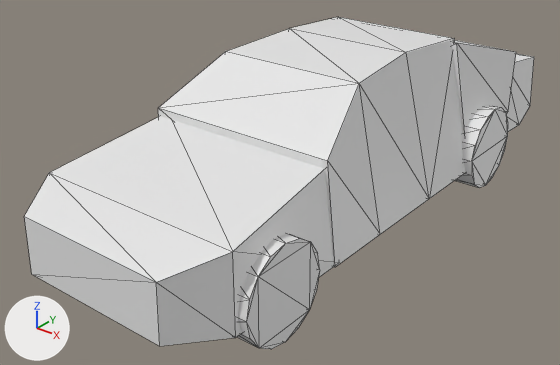
An edit to the OBJ model assets/models/Car Chassis Blockout.obj, drawn before and after from the same camera.
The view is the same before and after, from a camera (50 mm lens) standing at (3.88, -4.98, 3.28) and looking at (-0.13, 0.03, 0.18). The lights are fixed; the arrows at lower left show +X, +Y and +Z. Mesh edges are drawn as thin lines. Where no turn or scale is listed for an object, it has been applied to the vertices.
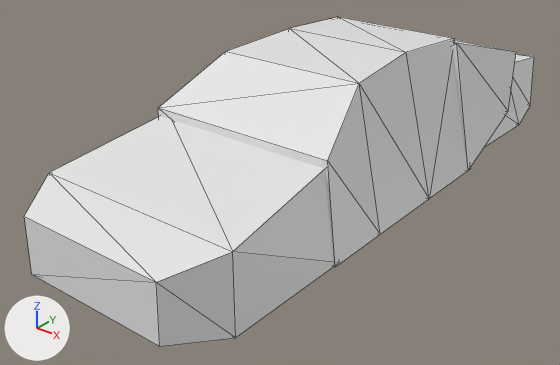
What differs and where, as boxes [x1, y1, x2, y2] in the pictures (560 x 365 px):
'wheels', deleted
    before: [237, 106, 508, 349]

What changed in the scene script:
```text
Remove ob_wheels:
    ob_wheels = bpy.data.objects.new('wheels', me_wheels)
    ob_wheels.location = (0.0, 0.0, 0.0)
```
